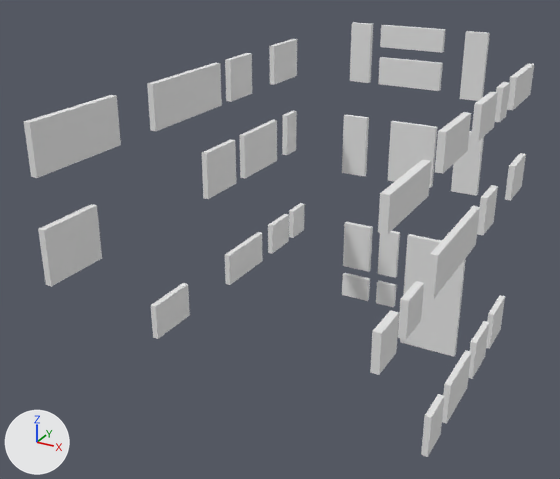
One commit to the OBJ model Kakuto/Assets/Sprites/Background/City/Street5/Street5-2.obj: the scene before it, then after it.
Before and after are seen from a 50 mm lens placed at (4.76, -10.27, 5.46), pointed at (-0.78, -0.21, 0.43). Every picture has the same lights, and +X, +Y and +Z are marked at lower left. Where no turn or scale is listed for an object, it has been applied to the vertices. Vertices at the same position are counted once.

The first picture shows 'Untitled'.
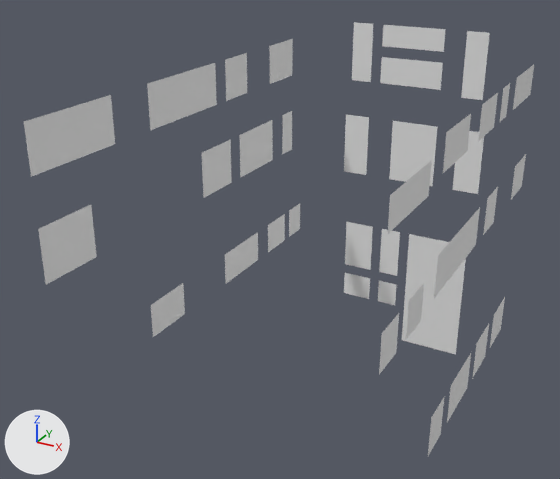
Edits to the bpy script that builds the scene:
```text
Change me_untitled:
    used by ob_untitled; location = (0.0, 0.0, 0.0)
    remove me_untitled.from_pydata(...)  # 304 vertices, 456 faces; spans x -2.35..2.35, y -3.75..3.75, z -3.3..3.3
    remove me_untitled.materials.append(mat_palette)  # white #e7e7e7
    add me_untitled.from_pydata(...)  # 152 vertices, 76 faces; spans x -2.35..2.35, y -3.75..3.75, z -3.3..3.3
    me_untitled part 1
    152 vertices are removed from x -2.25..2.25, y -3.75..3.65, z -3.3..3.3
    380 faces are deleted
```

Where the change shows, as pixel boxes [x1, y1, x2, y2] in the pictures (560 x 479 px):
'Untitled', reshaped
    before: [24, 22, 534, 457]
    after: [24, 22, 534, 456]
part 1 of me_untitled, deleted
    before: [24, 22, 534, 457]
